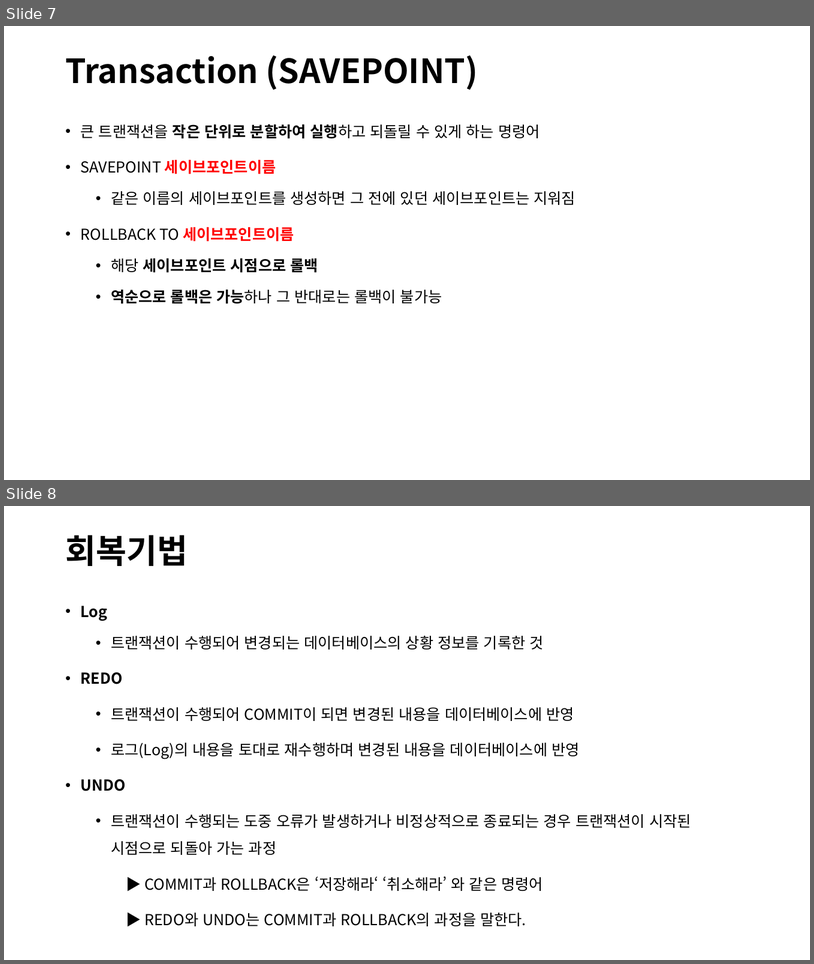
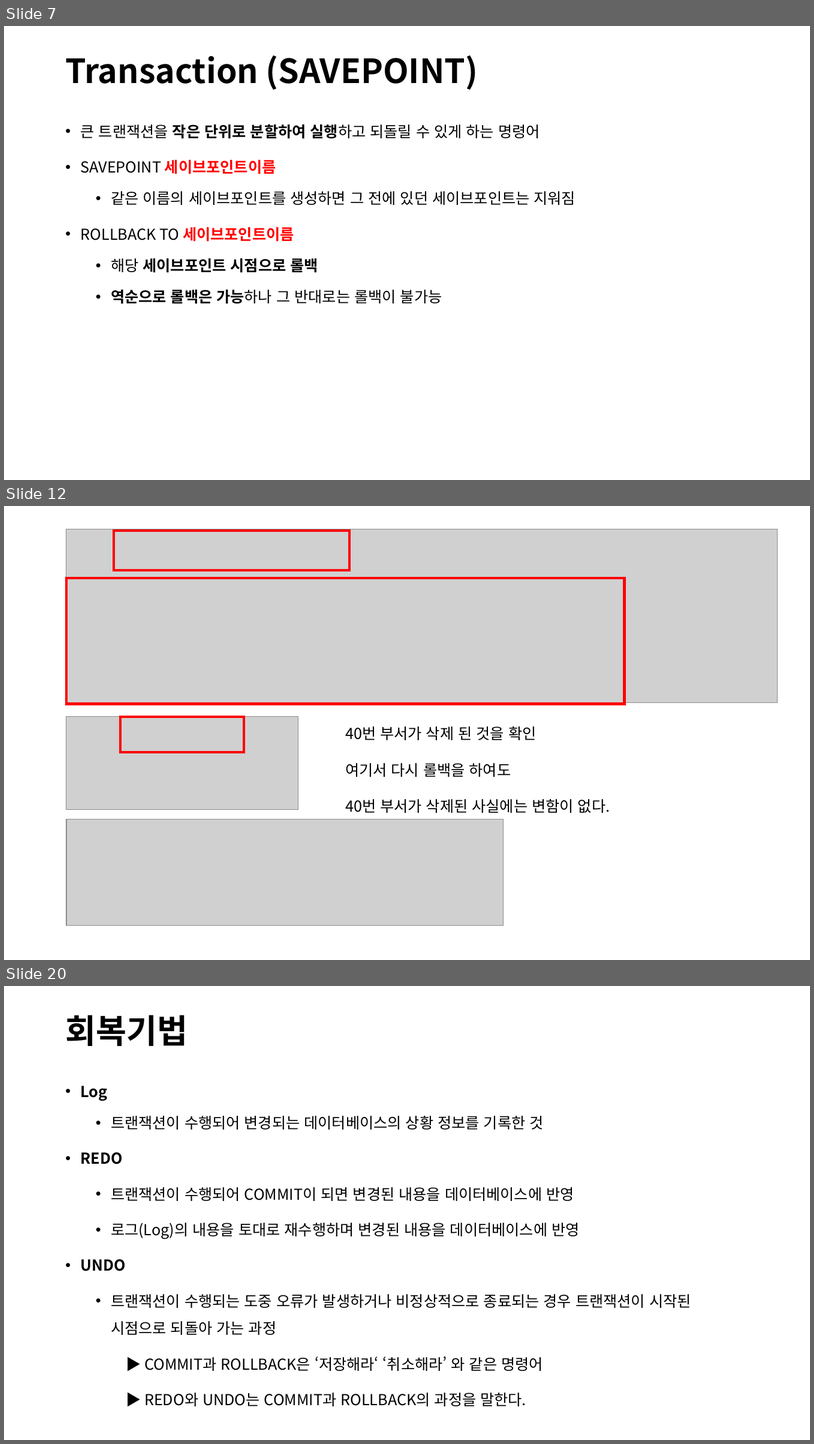
Before and after one commit to lhs501/mirim, a slide deck: 8-SQL-TCL_-_Transaction.pptx. Shown one above the other, each under a label of ours: slides 7 and 8 before the commit, slides 7, 12 and 20 after it; the slides between them are not shown. The pictures are 814x964 and 814x1444 pixels, drawn with LibreOffice and Linux fonts; fonts in the diff are those of the drawing; grey boxes stand for pictures. Boxes give left, top, right and bottom in pixels: in the first picture for what was removed or moved away, otherwise in the second. Text is boxed around its words. In the diff, an @@ line names an element or a change of style, - is before the commit and + after.

```diff
--- a/8-SQL-TCL_-_Transaction.pptx
+++ b/8-SQL-TCL_-_Transaction.pptx
@@ slide 12 added at [4,506,810,960], background #FFFFFF @@
@@ picture added at [66,529,779,703] @@
@@ rectangle added at [114,531,350,570], outline #FF0000 3 pt @@
@@ rectangle added at [66,578,624,704], outline #FF0000 3 pt @@
@@ picture added at [66,717,299,810] @@
@@ rectangle added at [121,717,245,752], outline #FF0000 3 pt @@
@@ text added at [345,726,610,813], 18 pt, text #000000 @@
+40번 부서가 삭제 된 것을 확인
+여기서 다시 롤백을 하여도
+40번 부서가 삭제된 사실에는 변함이 없다.
@@ picture added at [66,819,504,926] @@
@@ what was slide 8 is now slide 20 @@
```
Also in this commit, not shown: 11 other slides added.
